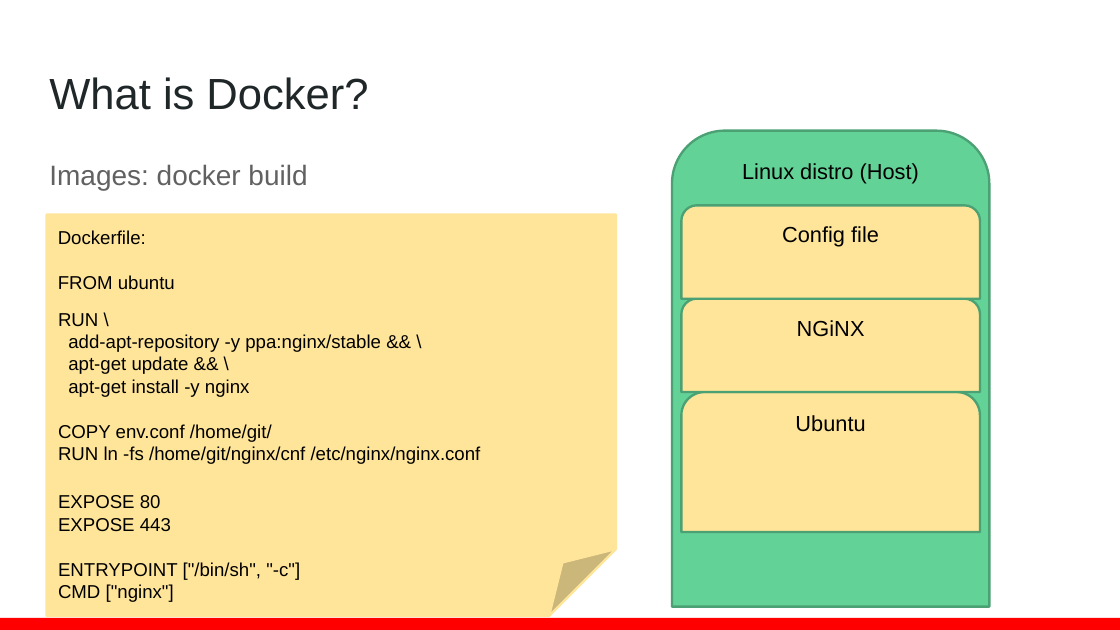
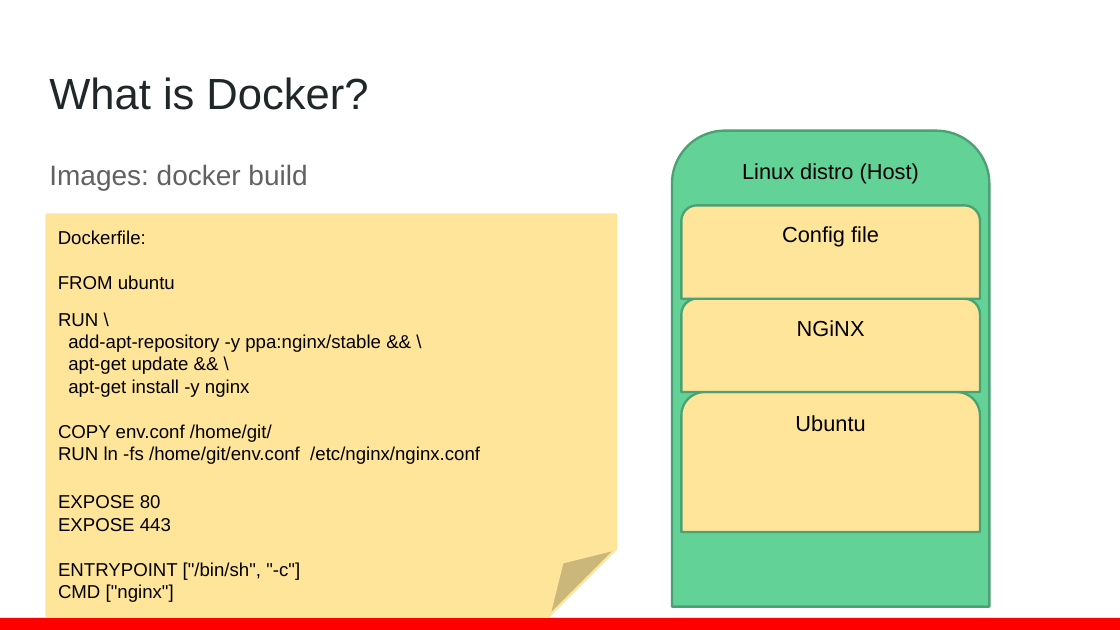
Before and after one commit to VonC/b2d, a slide deck: slide 14 of Docker- Architecture rework case study.pptx. Drawn at 1120x630 pixels with LibreOffice and Linux fonts; fonts in the diff are those of the drawing. Boxes give left, top, right and bottom in pixels: in the first picture for what was removed or moved away, otherwise in the second. Text is boxed around its words. In the diff, an @@ line names an element or a change of style, - is before the commit and + after.

```diff
--- a/Docker- Architecture rework case study.pptx
+++ b/Docker- Architecture rework case study.pptx
@@ text at (58,424,480,464): text changed @@
-COPY env.conf /home/git/
-RUN ln -fs /home/git/nginx/cnf /etc/nginx/nginx.conf
+COPY env.conf /home/git/
+RUN ln -fs /home/git/env.conf /etc/nginx/nginx.conf
```
Also in this commit, not shown: 7 other slides changed, 1 other file.
